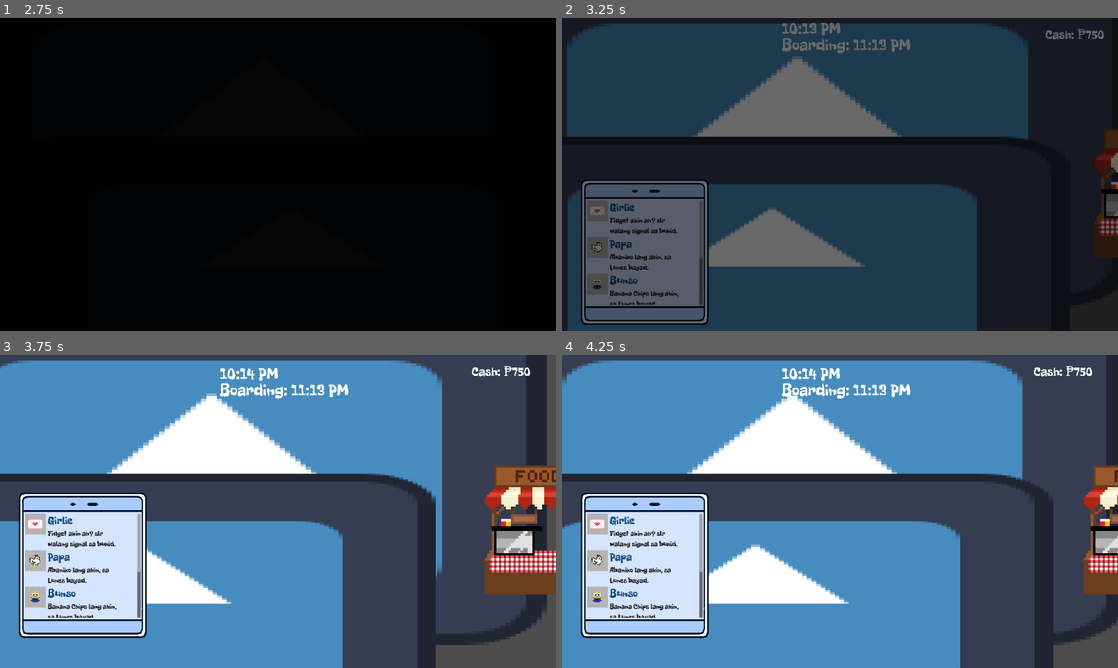
Above: before the commit, frames 1-4 (two rows, left to right).
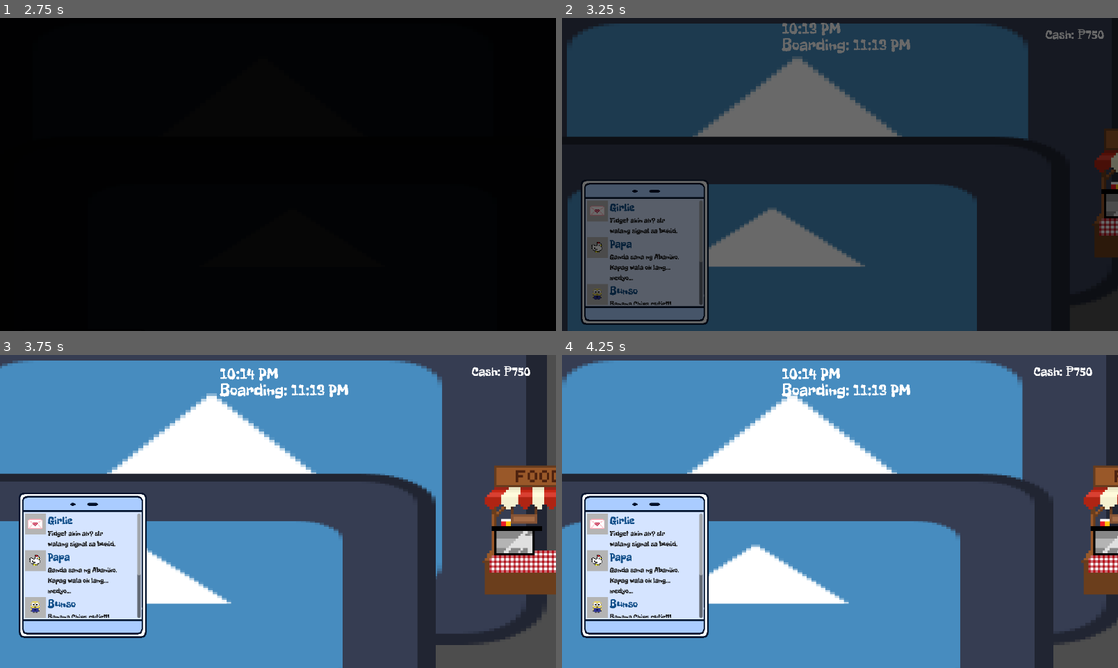
Above: after the commit, the same moments.

Repository: Ronbc779/Game-Jam
Game: Godot game, scene res://scenes/menu.tscn
Two runs of this game, one before a commit and one after it. Both use one fixed random seed, a clock stepped at 60 frames per second and the inputs below. The engine's default icon, where the game draws it, is replaced by a stand-in: a white triangle on a blue panel in a dark square.
Inputs:
- Up to frame 1 (2.75 s): click "START" at 0.5 s; click "START" at 1.25 s; hold D (right) from 2.03 s (still down); hold E (interact) from 2.03 s (still down)
- Up to frame 2 (3.25 s): keep holding D (right); tap Enter at 2.75 s; release E (interact) at 2.78 s; tap Ctrl (sprint) at 2.85 s
- Up to frame 3 (3.75 s): release D (right) at 3.53 s; hold A (left) from 3.53 s (still down); hold E (interact) from 3.53 s (still down)
- Up to frame 4 (4.25 s): keep holding A (left); keep holding E (interact)

Frame 1 is identical in both runs. In frame 2, 0.8% of the frame differs, in the area x 4-26%, y 75-92%; in frame 3, 0.9%, in the area x 4-26%, y 67-84%; in frame 4, 0.9%.

Commit message:
DI NASALI

Diff:
--- a/scripts/ShopManager.gd
+++ b/scripts/ShopManager.gd
@@ -123,6 +123,30 @@
 	"yohoo, sa {value} ang tingin! yan lang akin, lamats.",
 	"{value} akin ah? ket ano lng,, slr walang signal sa bukid.",
 	"pabili nga {value}, kailangan ni bunso para sa project nya",
+	"Na sanaaa mabilhan ako ng {value}...",
+	"#cravings_satisfied kapag binilhan ako ng {value}",
+	"{value}! Last last last request na!",
+	"Hmmm… surprise me! Basta {value}.",
+	"Me lang ba nagmamanifest ng {value}?",
+	"OMG! Sana may {value}.",
+	"Maniniwala na talaga akong dreams do really come true kapag inuwian ako ng {value}.",
+	"Ang bait mo ‘no? Pero mas mabait ka kapag binilhan mo ako ng {value}.",
+	"Mas worth it luggage fee mo kapag may laman iyang {value}.",
+	"HAHAHAHAHA seryoso, {value} lang gusto ko.",
+	"Side Quest Idea: Collect {value}.",
+	"Kahit isang {value} lang, oks na oks na ako.",
+	"HUY! {value} ha!",
+	"Huwag ka umuwi kapag walang {value}.",
+	"Team {value} ako today!!!",
+	"i believe may extra space pa para sa {value} ko.",
+	"tenks lods, {value} lang sapat na.",
+	"FINAL FINAL FINAL REMINDER: {value}.",
+	"Buy now, regret never! Bilhin mo na iyang {value}.",
+	"Lahat kami gusto ng {value}!",
+	"Sabi nila best gift daw ay {value}.",
+	"YOLO! Kaya bili ka na ng maraming {value}!",
+	"Ikw na bhla sa {value}",
+
 ]
 var item_message_templates: Array = [
 	"Yung {value} lang talaga gusto ko!",
@@ -135,6 +159,38 @@
 	"pabili nga {value}, kailangan ni bunso para sa project nya",
 	"{value} lang akin, sa Lunes bayad.",
 	"Hi'ed. Ang'ed aking'ed kasautan'ed ay'ed... {value}'ed po'ed ate'ed.",
+	"Libre lang naman mangarap ng {value}.",
+	"Kaya pa talagang magsiksik ng {value} diyan.",
+	"Huwag mo kalimutan yung {value} ha!",
+	"Libre mo na rin ako ng {value}! Please please please.",
+	"Boss, pasabay {value}!",
+	"Hindi ba sabi nila sharing is caring? Baka naman kahit limang {value} lang.",
+	"Daan nang daan {value} sa newsfeed ko. Ibig sabihin yata magkakaroon ako!",
+	"Uy may {value} yata riyan. Baka naman!",
+	"Listahan ng gusto kong matanggap
+	     1. {value}
+	  Oh diba isa lang, iyan lang gusto ko! Thank you agad!",
+	"Hindi naman sa may request ako ha pero parang iba talaga kapag may dalang {value}.",
+	"Bagay na magpapangiti sa akin: {value}.",
+	"Plus points ka sa akin kapag may {value}.",
+	"If available, {value} please.",
+	"{value} cutie!!!",
+	"Ang nasa wishlist ko ay {value}.",
+	"Bawal umuwi ng walang {value}.",
+	"Me lang ba gusto ng {value}?",
+	"Pa-add po ng {value} sa basket hehe thanks.",
+	"thank you agad sa {value}!",
+	"{value} supremacy !!",
+	"Sinasabi ng puso ko na mabibilhan mo ako ng {value}.",
+	"Basta may {value} goods na ako.",
+	"Nanaginip ako, binilhan mo raw ako ng {value}. Real or fake?",
+	"Ganda sana ng {value}. Kapag wala ok lang…medyo…",
+	"'Gusto ko ng {value}' 4 signs
+	1. Happy
+	2. Disappointed
+	3. Flirty
+	4. Angry",
+
 ]
 
 var checklist: Array = []
